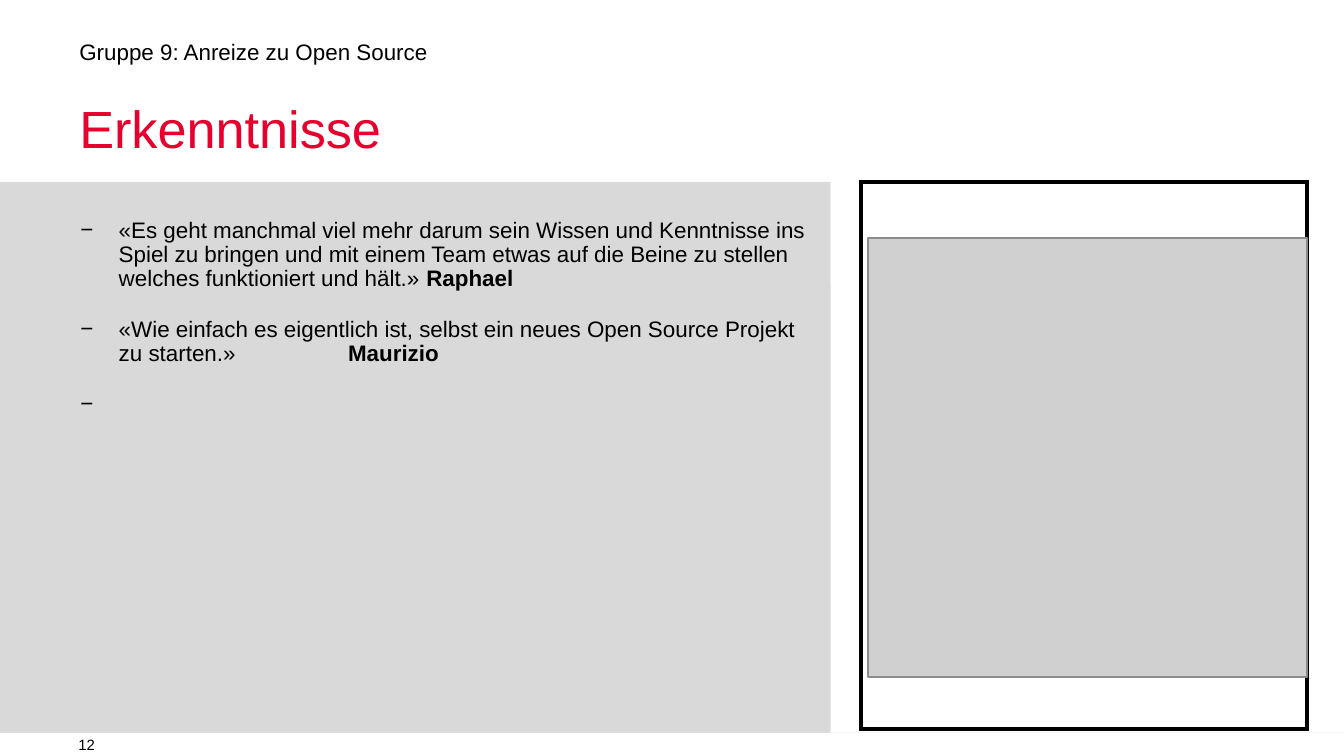
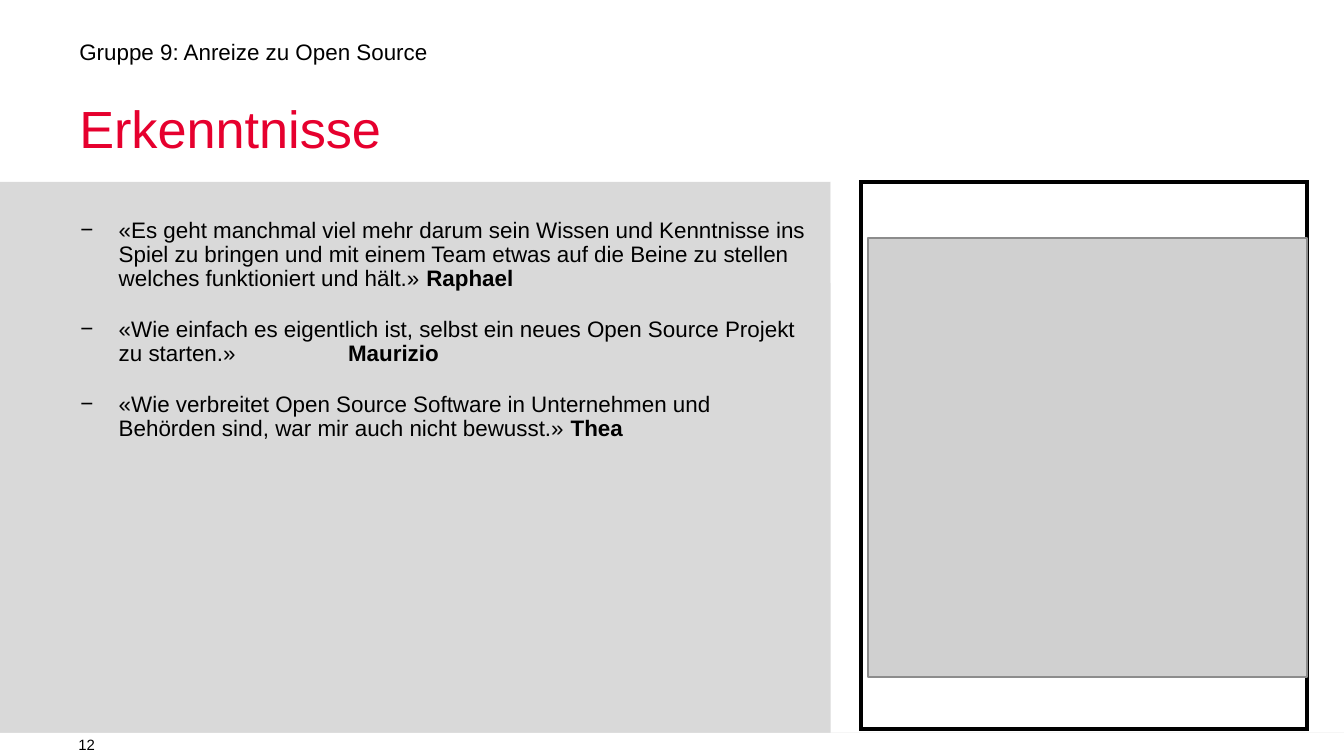
Before and after one commit to mauriziopiu/anreize_zu_open_source, a slide deck: slide 12 of OSS_Prasentation_open.odp. Drawn at 1344x756 pixels with LibreOffice and Linux fonts; fonts in the diff are those of the drawing; grey boxes stand for pictures; background and template pictures are left out. Boxes give left, top, right and bottom in pixels: in the first picture for what was removed or moved away, otherwise in the second. Text is boxed around its words. In the diff, an @@ line names an element or a change of style, - is before the commit and + after.

Commit message:
Zitat ergänzt

```diff
--- a/OSS_Prasentation_open.odp
+++ b/OSS_Prasentation_open.odp
@@ text at (119, 395, 710, 439): paragraph added @@
+− «Wie verbreitet Open Source Software in Unternehmen und Behörden sind, war mir auch nicht bewusst.» Thea
```
